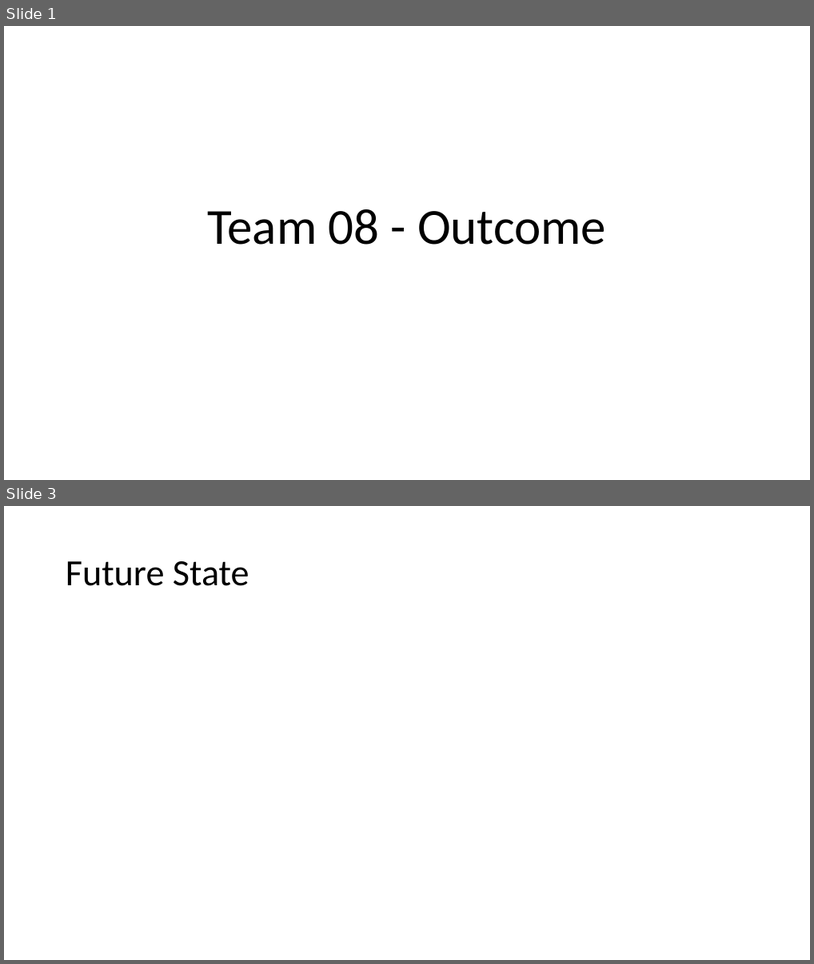
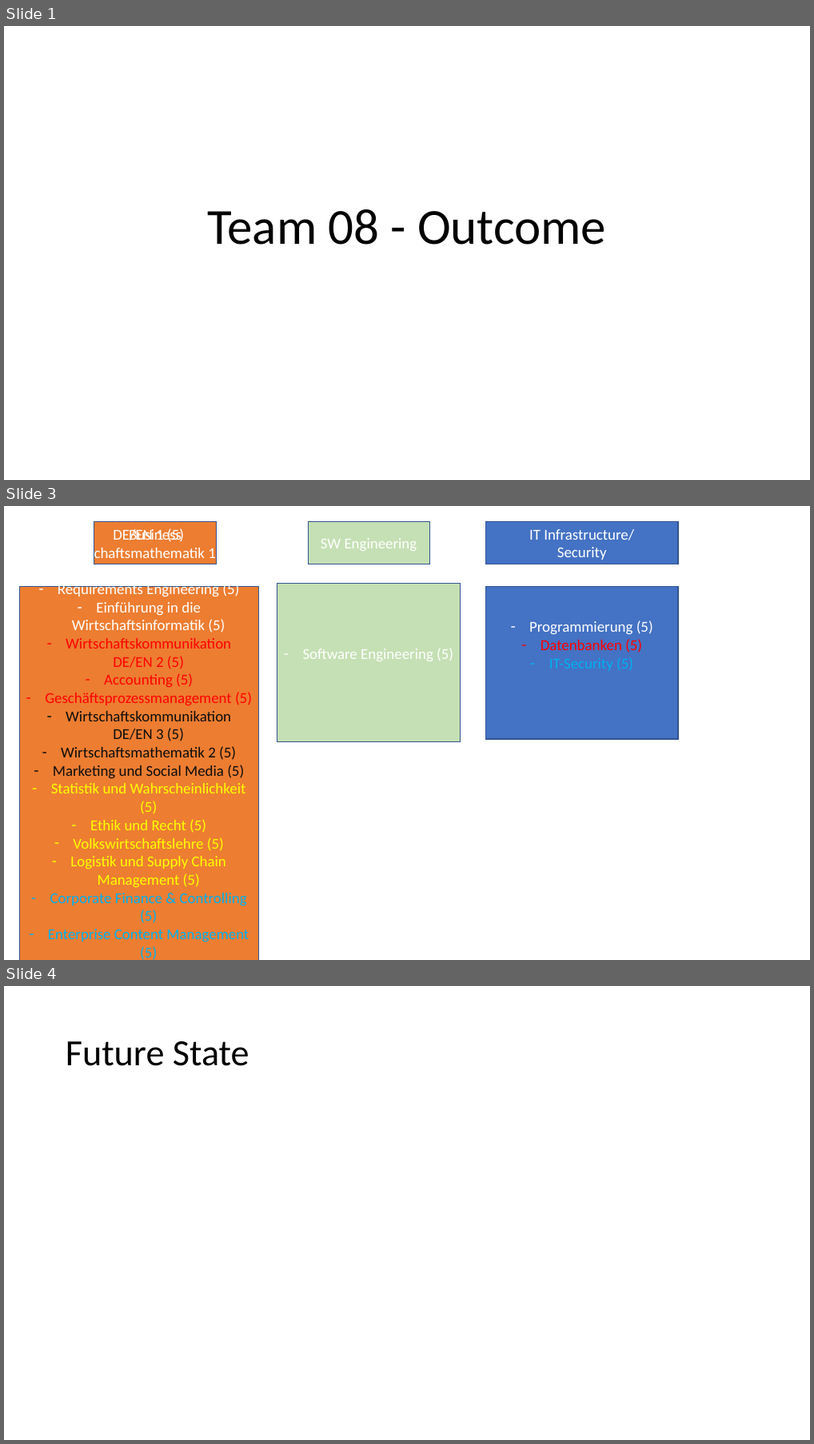
Before and after one commit to AgileBusinessAnalysis/08_TEAM, a slide deck: Team 08-Outcome.pptx. Shown one above the other, each under a label of ours: slides 1 and 3 before the commit, slides 1, 3 and 4 after it; the slides between them are not shown. The pictures are 814x964 and 814x1444 pixels, drawn with LibreOffice and Linux fonts; fonts in the diff are those of the drawing. Boxes give left, top, right and bottom in pixels: in the first picture for what was removed or moved away, otherwise in the second. Text is boxed around its words. In the diff, an @@ line names an element or a change of style, - is before the commit and + after.

```diff
--- a/Team 08-Outcome.pptx
+++ b/Team 08-Outcome.pptx
@@ slide 3 added at [4,506,810,960], background #FFFFFF @@
@@ rectangle added at [94,522,216,564], fill #ED7D31, outline #325491 1 pt, 18 pt, text #FFFFFF @@
+Business
@@ rectangle added at [308,522,430,564], fill #C5E0B4, outline #325491 1 pt, 18 pt, text #FFFFFF @@
+SW Engineering
@@ rectangle added at [486,522,678,564], fill #4472C4, outline #325491 1 pt, 18 pt, text #FFFFFF @@
+IT Infrastructure/
+Security
@@ rectangle added at [20,587,258,960], fill #ED7D31, outline #325491 1 pt, 18 pt, text #FFFFFF @@
+– Wirtschaftskommunikation DE/EN 1 (5)
+– Wirtschaftsmathematik 1 (5)
+– -Integrales Management (5)
+– Requirements Engineering (5)
+– Einführung in die Wirtschaftsinformatik (5)
+– Wirtschaftskommunikation DE/EN 2 (5)
+– Accounting (5)
+– Geschäftsprozessmanagement (5)
+– Wirtschaftskommunikation DE/EN 3 (5)
+– Wirtschaftsmathematik 2 (5)
+– Marketing und Social Media (5)
+– Statistik und Wahrscheinlichkeit (5)
+– Ethik und Recht (5)
+– Volkswirtschaftslehre (5)
+– Logistik und Supply Chain Management (5)
+– Corporate Finance & Controlling (5)
+– Enterprise Content Management (5)
+– Unternehmungsstrategie (5)
+– Digital Enterprise (5)
+– - IT-Management (5)
@@ rectangle added at [278,584,461,742], fill #C5E0B4, outline #325491 1 pt, 18 pt, text #FFFFFF @@
+– Software Engineering (5)
@@ rectangle added at [486,587,678,739], fill #4472C4, outline #325491 1 pt, 18 pt, text #FFFFFF @@
+– Programmierung (5)
+– Datenbanken (5)
+– IT-Security (5)
@@ what was slide 3 is now slide 4 @@
```
Also in this commit, not shown: 1 slide changed, 2 other slides added, 1 other file.
